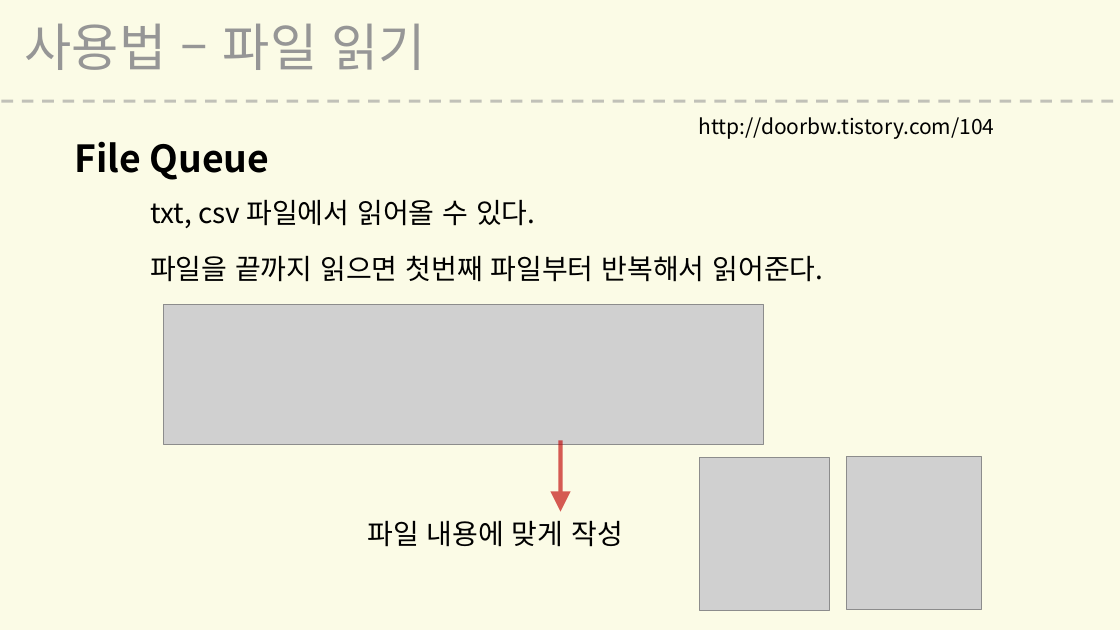
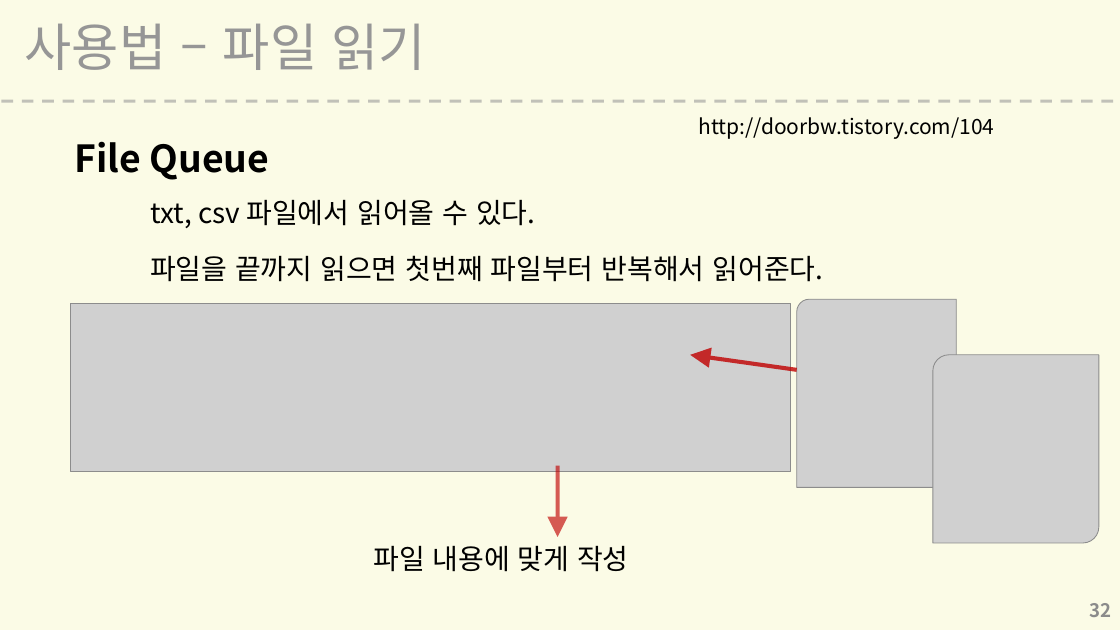
Before and after one commit to L00G/-, a slide deck: slide 32 of 텐서플로우 세미나.pptx. Drawn at 1120x630 pixels with LibreOffice and Linux fonts; fonts in the diff are those of the drawing; grey boxes stand for pictures; background and template pictures are left out. Boxes give left, top, right and bottom in pixels: in the first picture for what was removed or moved away, otherwise in the second. Text is boxed around its words. In the diff, an @@ line names an element or a change of style, - is before the commit and + after.

```diff
--- a/텐서플로우 세미나.pptx
+++ b/텐서플로우 세미나.pptx
@@ picture: place and size @@
-picture at [700, 457, 829, 610]
+picture at [797, 299, 957, 487]
@@ picture: place and size @@
-picture at [164, 304, 764, 444]
+picture at [71, 303, 791, 472]
@@ arrow added from (797, 370) to (691, 355), #C00000 3.5 pt @@
@@ picture: place and size @@
-picture at [846, 456, 981, 609]
+picture at [933, 355, 1100, 543]
@@ arrow moved from (560, 440) - (560, 512) to (558, 465) - (558, 537) @@
@@ text "파일 내용에 맞게 작성": place and size @@
-text "파일 내용에 맞게 작성" at [367, 520, 623, 547]
+text "파일 내용에 맞게 작성" at [373, 545, 629, 572]
@@ page number added at [1090, 603, 1112, 617], 16 pt, text #8C8C8C, bold @@
+32
```
Also in this commit, not shown: 39 other slides changed, 1 other file.
